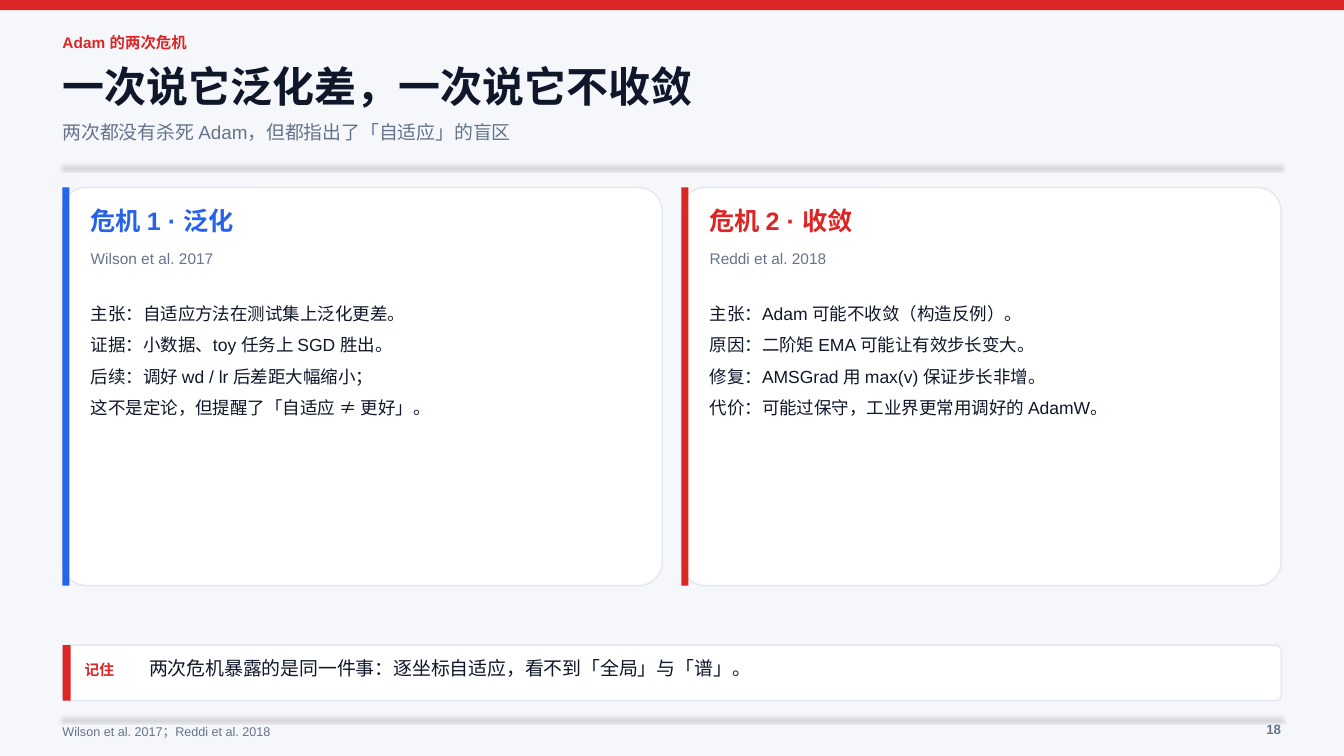
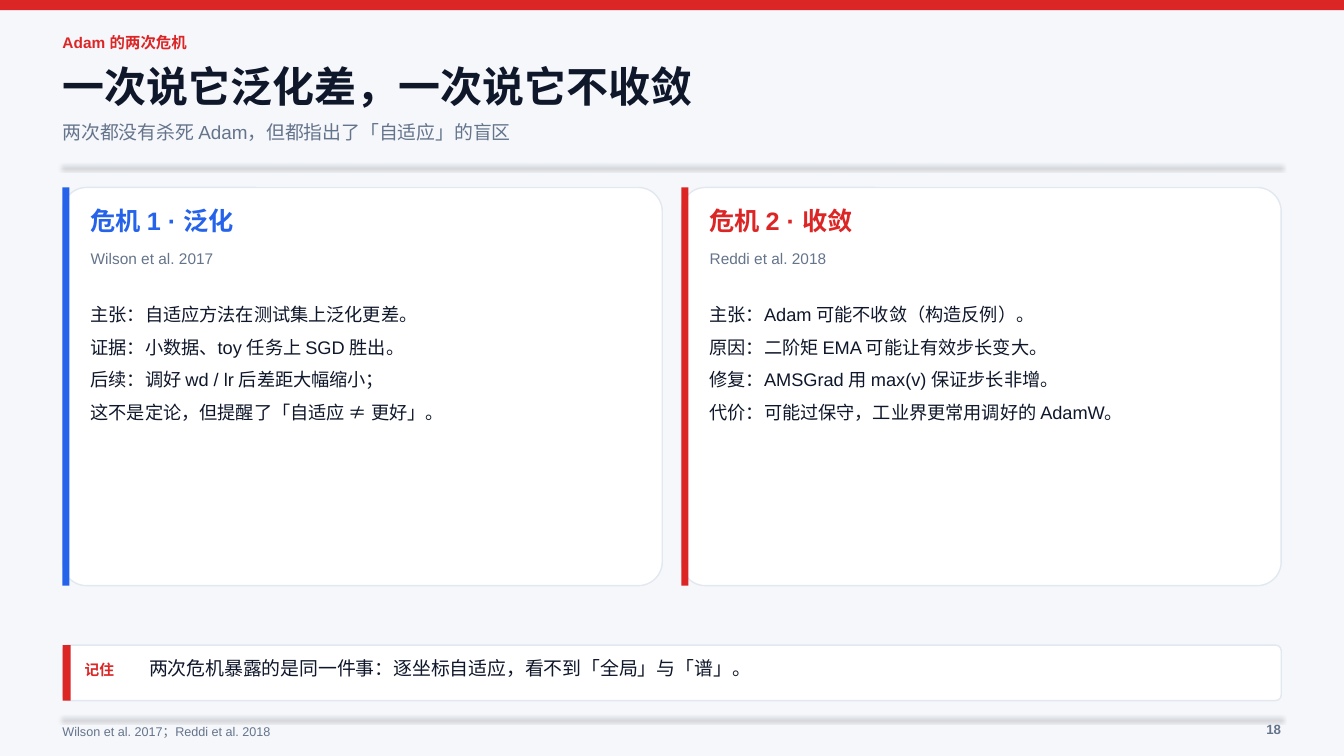
Before and after one commit to binbinao/ai-ppt-hub, a slide deck: slide 18 of decks/gd-optimizers-2026/从下山到矩阵几何：梯度下降优化器七十年.pptx. Drawn at 1344x756 pixels with LibreOffice and Linux fonts; fonts in the diff are those of the drawing. Boxes give left, top, right and bottom in pixels: in the first picture for what was removed or moved away, otherwise in the second. Text is boxed around its words. In the diff, an @@ line names an element or a change of style, - is before the commit and + after.

Commit message:
Raise body text to 13pt in gradient descent deck

```diff
--- a/decks/gd-optimizers-2026/从下山到矩阵几何：梯度下降优化器七十年.pptx
+++ b/decks/gd-optimizers-2026/从下山到矩阵几何：梯度下降优化器七十年.pptx
@@ text "主张：自适应方法在测试集上泛化更差。" at box(91, 305, 444, 421): size 12.5 to 13 pt @@
@@ text "主张：Adam 可能不收敛（构造反例）。" at box(710, 305, 1123, 421): size 12.5 to 13 pt @@
```
Also in this commit, not shown: 15 other slides changed, 3 other files.
